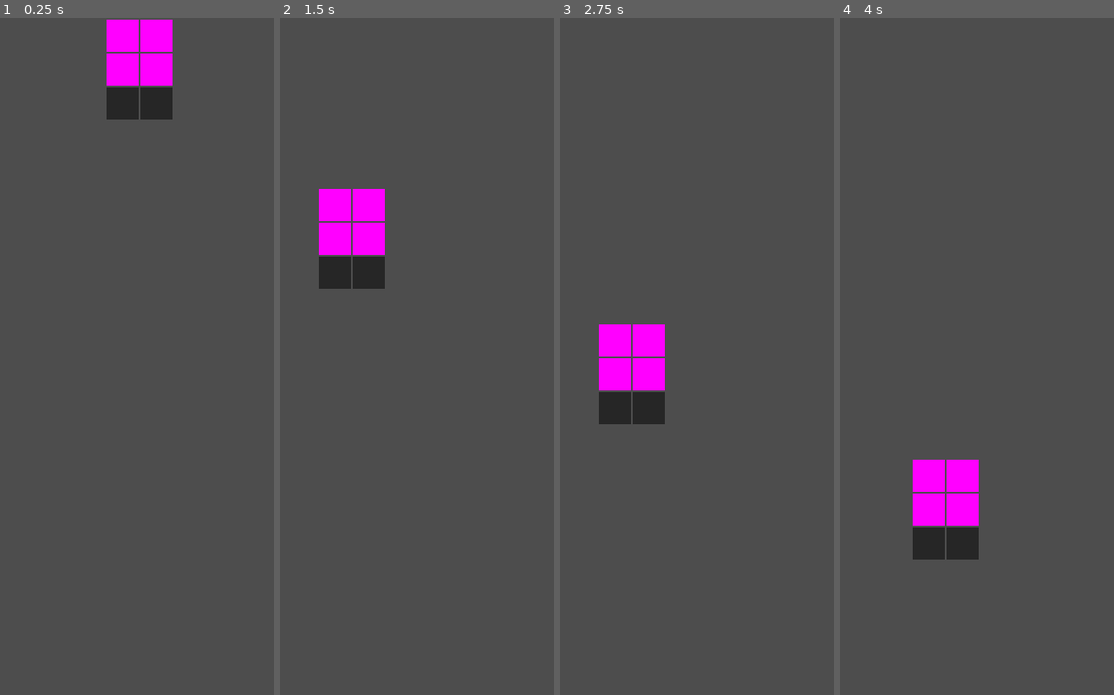
Above: before the commit, frames 1-4 (left to right).
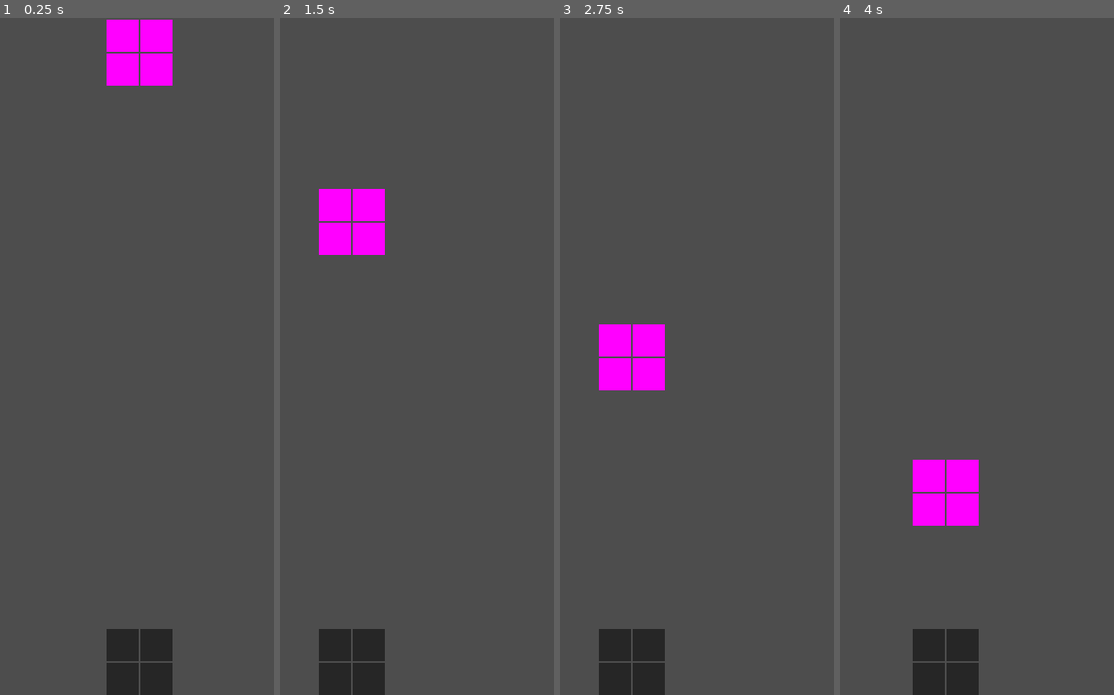
Above: after the commit, the same moments.

Repository: kasworld/gd4tetris
Game: Godot game, scene res://main.tscn
Two runs of this game, one before a commit and one after it. Both use one fixed random seed, a clock stepped at 60 frames per second and the inputs below.
Inputs:
- Up to frame 1 (0.25 s): no input
- Up to frame 2 (1.5 s): no input
- Up to frame 3 (2.75 s): no input
- Up to frame 4 (4 s): no input

The runs differ from the first frame. In frame 1, 3.3% of the frame differs, in the area x 38-63%, y 10-100%; in frame 2, 3.3%; in frame 3, 3.3%; in frame 4, 3.3%.

Commit message:
shadow work

Diff:
--- a/main.gd
+++ b/main.gd
@@ -99,7 +99,6 @@
 				return false
 		return true
 
-
 	func add_fullline(y)->bool:
 		if fulllines.find(y) != -1:
 			return true
@@ -152,8 +151,11 @@
 	func draw_shadow_by(tulist):
 		for i in tulist.size():
 			shadow[i].position = tulist[i].position
+		while can_set_to_board(shadow):
+			for o in shadow:
+				o.position.y += Board2ScreenH
 		for o in shadow:
-			o.position.y += Board2ScreenH
+			o.position.y -= Board2ScreenH
 		show_shadow(true)
 	func show_shadow(b :bool):
 		for o in shadow:
